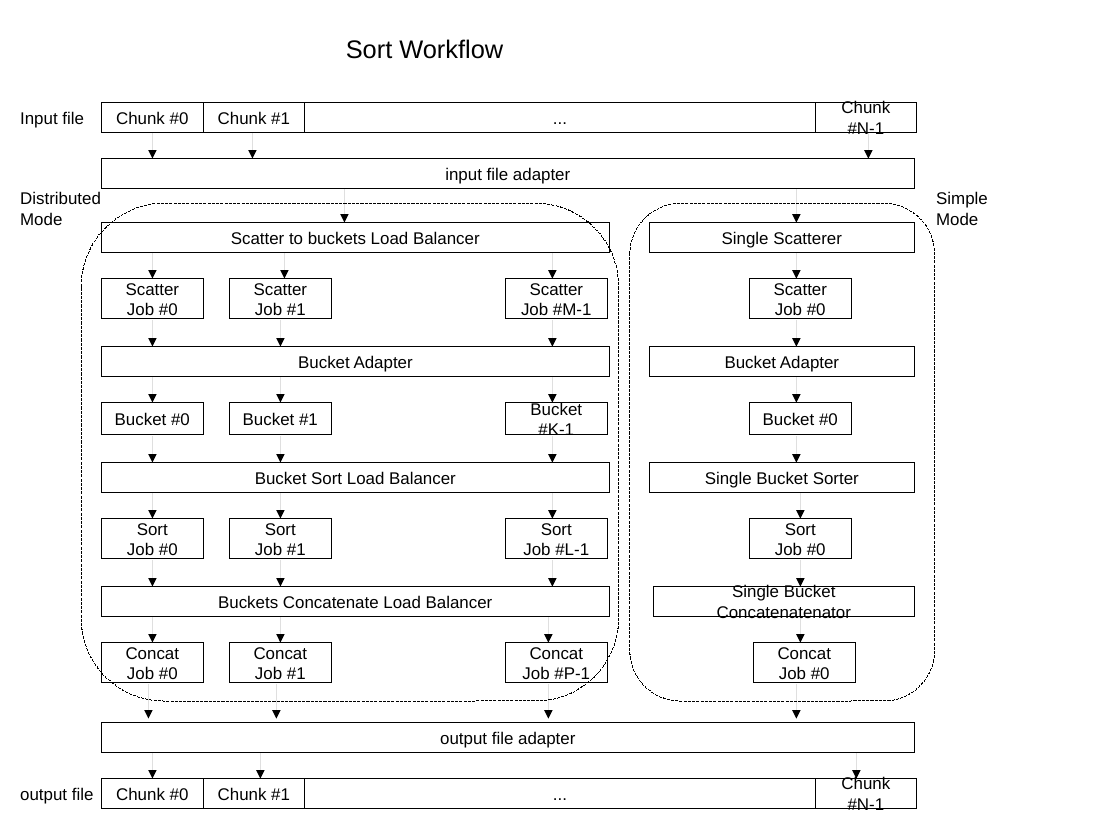
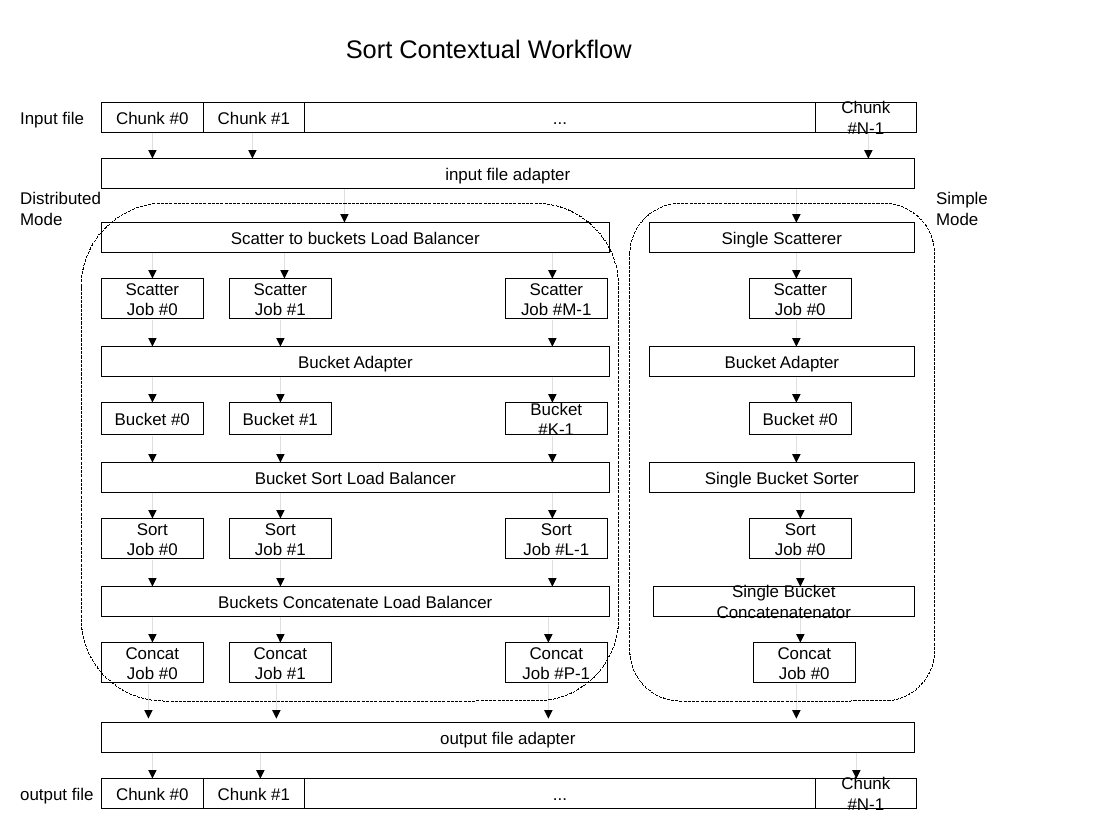
Before and after one commit to shulgaalexey/sort_in_file, a slide deck: slide 2 of doc/draft.odp. Drawn at 1120x840 pixels with LibreOffice and Linux fonts; fonts in the diff are those of the drawing. Boxes give left, top, right and bottom in pixels: in the first picture for what was removed or moved away, otherwise in the second. Text is boxed around its words. In the diff, an @@ line names an element or a change of style, - is before the commit and + after.

```diff
--- a/doc/draft.odp
+++ b/doc/draft.odp
@@ text at bbox=[346, 39, 632, 59]: text changed @@
-Sort Workflow
+Sort Contextual Workflow
```
Also in this commit, not shown: 1 other slide changed, 2 slides added, 1 slide removed, 6 other files.
